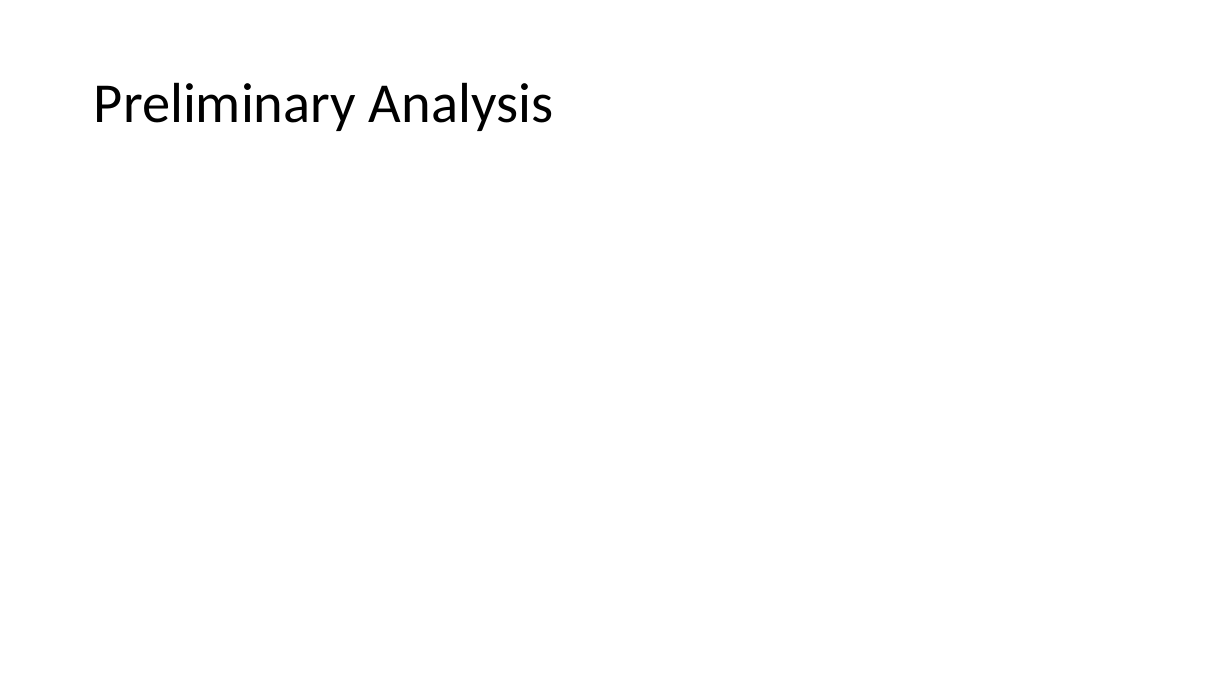
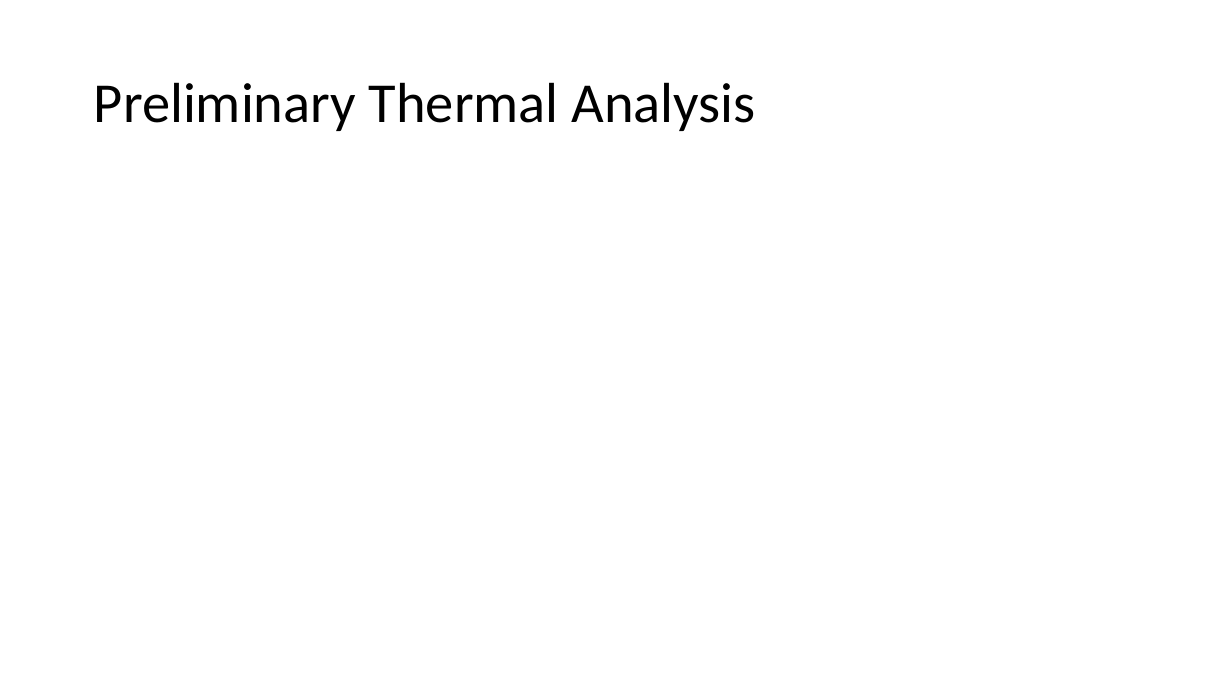
Before and after one commit to jfcbooth/3d_printer, a slide deck: slide 6 of reports/preliminary_design_report.pptx. Drawn at 1232x693 pixels with LibreOffice and Linux fonts; fonts in the diff are those of the drawing. Boxes give left, top, right and bottom in pixels: in the first picture for what was removed or moved away, otherwise in the second. Text is boxed around its words. In the diff, an @@ line names an element or a change of style, - is before the commit and + after.

Commit message:
added pics to thermal analysis

```diff
--- a/reports/preliminary_design_report.pptx
+++ b/reports/preliminary_design_report.pptx
@@ title at (94, 82, 755, 131): text changed @@
-Preliminary Analysis
+Preliminary Thermal Analysis
```
Also in this commit, not shown: 3 other files.
